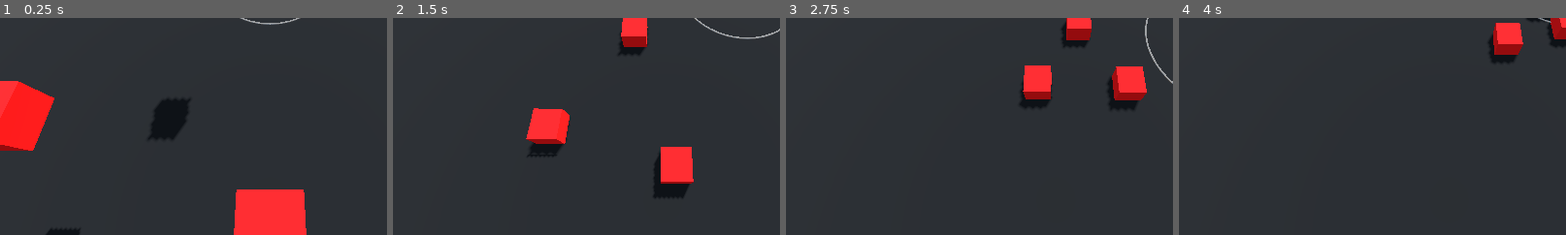
Above: before the commit, frames 1-4 (left to right).
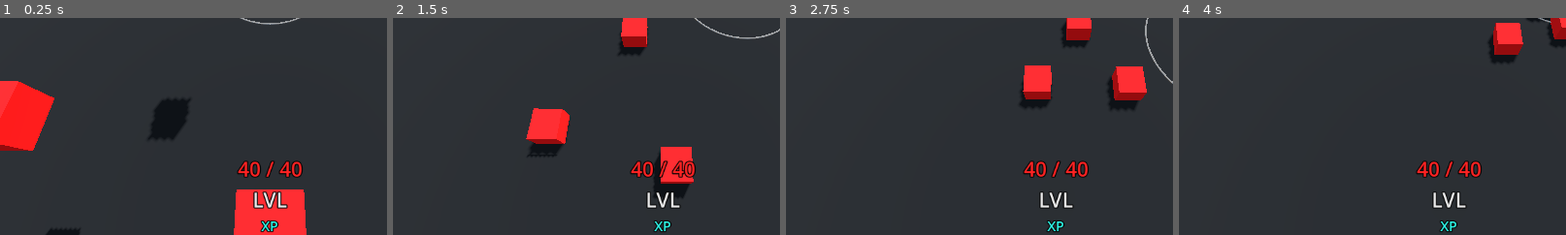
Above: after the commit, the same moments.

Repository: KamPit0605/gdc-project--dice-challenge
Game: Godot game, scene res://Scenes/prototype.tscn
Same seed, same stepped clock (60 frames per second), same inputs: the game is played once before the commit and once after it.
Inputs (mouse positions are % of the whole screen's width and height, from its top left):
- Up to frame 1 (0.25 s): no input
- Up to frame 2 (1.5 s): tap Enter (ui_accept) at 0.5, 0.77 s; move the mouse to (72, 45) at 0.52 s; hold D (Move_Right) 0.53-1.28 s; click (72, 45) at 0.6 s; move the mouse to (30, 55) at 1.27 s; hold S (Move_Backward) from 1.28 s (still down); click (30, 55) at 1.35 s
- Up to frame 3 (2.75 s): tap Enter (ui_accept) at 1.52 s; move the mouse to (60, 28) at 2.02 s; release S (Move_Backward) at 2.03 s; hold D (Move_Right) from 2.03 s (still down); tap Z (Auto_Attack) at 2.1 s; click (60, 28) at 2.3 s
- Up to frame 4 (4 s): move the mouse to (45, 70) at 2.77 s; release D (Move_Right) at 2.78 s; hold W (Move_Forward) 2.78-3.53 s; click (45, 70) at 2.85 s; tap Enter (ui_accept) at 3.02, 3.77 s; move the mouse to (80, 65) at 3.52 s; hold A (Move_Left) from 3.53 s (still down); click (80, 65) at 3.6 s
The pictures show only the part of the screen within x 15-65%, y 50-100%; the shares and areas given below are measured in that part.

The runs differ from the first frame. In frame 1, 1.4% of the frame differs, in the area x 61-79%, y 65-99%; in frame 2, 1.2%; in frame 3, 1.2%; in frame 4, 1.2%.

Commit message:
2026-3-18 | UI & Health Implemented & PlayerTrigger
Ui Implemented (and script).
  - Health Working
 - XP and Level displayed, but are placeholders at the moment

Health Implemented (Player script)
  - Taking Damage
  - Health and Max Health

Added new group for Stronger Enemy

Added another Attack trigger for player.

Diff:
--- a/Characters/Enemy/enemy_strong_dice.tscn
+++ b/Characters/Enemy/enemy_strong_dice.tscn
@@ -12,7 +12,7 @@
 [sub_resource type="BoxShape3D" id="BoxShape3D_wwsqc"]
 size = Vector3(1.05, 1.05, 1.05)
 
-[node name="enemyStrong_dice" type="RigidBody3D" unique_id=1738791593 groups=["Enemies"]]
+[node name="enemyStrong_dice" type="RigidBody3D" unique_id=1738791593 groups=["Enemies", "StrongEnemy"]]
 script = ExtResource("1_xuio4")
 
 [node name="CollisionShape" type="CollisionShape3D" parent="." unique_id=506290660]
@@ -22,7 +22,7 @@
 mesh = SubResource("BoxMesh_wwsqc")
 surface_material_override/0 = SubResource("StandardMaterial3D_fowbw")
 
-[node name="EnemyTrigger" type="Area3D" parent="." unique_id=605287903 groups=["Enemies"]]
+[node name="EnemyTrigger" type="Area3D" parent="." unique_id=605287903 groups=["Enemies", "StrongEnemy"]]
 
 [node name="CollisionShape3D" type="CollisionShape3D" parent="EnemyTrigger" unique_id=629395947]
 shape = SubResource("BoxShape3D_wwsqc")
--- a/Characters/Player/player_dice.tscn
+++ b/Characters/Player/player_dice.tscn
@@ -22,9 +22,9 @@
 transparency = 1
 albedo_color = Color(0.83137256, 0.023529412, 0, 0.6862745)
 
-[sub_resource type="CylinderShape3D" id="CylinderShape3D_m8pjy"]
+[sub_resource type="CylinderShape3D" id="CylinderShape3D_qbb6i"]
 height = 0.5
-radius = 1.25
+radius = 2.175
 
 [sub_resource type="CylinderMesh" id="CylinderMesh_qbb6i"]
 top_radius = 1.25
@@ -34,6 +34,10 @@
 [sub_resource type="StandardMaterial3D" id="StandardMaterial3D_qonha"]
 transparency = 1
 albedo_color = Color(0.83137256, 0.023529412, 0, 0.6862745)
+
+[sub_resource type="CylinderShape3D" id="CylinderShape3D_m8pjy"]
+height = 0.5
+radius = 1.25
 
 [sub_resource type="StandardMaterial3D" id="StandardMaterial3D_72tq2"]
 transparency = 1
@@ -51,6 +55,12 @@
 outer_radius = 1.25
 ring_segments = 3
 
+[sub_resource type="StandardMaterial3D" id="StandardMaterial3D_4ousu"]
+albedo_color = Color(0.24115604, 0.24115604, 0.24115604, 1)
+
+[sub_resource type="BoxMesh" id="BoxMesh_m8pjy"]
+material = SubResource("StandardMaterial3D_4ousu")
+
 [node name="PlayerDice" type="CharacterBody3D" unique_id=1267587966 node_paths=PackedStringArray("player", "PlayerTrigger", "AttackTrigger")]
 script = ExtResource("1_72tq2")
 player = NodePath(".")
@@ -66,7 +76,7 @@
 mesh = SubResource("BoxMesh_72tq2")
 surface_material_override/0 = SubResource("StandardMaterial3D_m8pjy")
 
-[node name="PlayerTrigger" type="Area3D" parent="." unique_id=1186322200]
+[node name="PlayerTrigger" type="Area3D" parent="." unique_id=1186322200 groups=["Player"]]
 
 [node name="CollisionShape" type="CollisionShape3D" parent="PlayerTrigger" unique_id=792062784]
 visible = false
@@ -74,7 +84,7 @@
 
 [node name="Attacking" type="Node3D" parent="." unique_id=810333064]
 
-[node name="AttackTrigger" type="Area3D" parent="Attacking" unique_id=997109229 groups=["Enemies"]]
+[node name="AttackTrigger" type="Area3D" parent="Attacking" unique_id=997109229 groups=["AttackTrigger"]]
 transform = Transform3D(1, 0, 0, 0, 1, 0, 0, 0, 1, 0, -0.4010259, 0)
 
 [node name="CollisionShape3D" type="CollisionShape3D" parent="Attacking/AttackTrigger" unique_id=1076116374]
@@ -86,6 +96,19 @@
 visible = false
 mesh = SubResource("CylinderMesh_72tq2")
 surface_material_override/0 = SubResource("StandardMaterial3D_qbb6i")
+
+[node name="AttackCloseTrigger" type="Area3D" parent="Attacking" unique_id=1784358857 groups=["AttackTrigger"]]
+transform = Transform3D(1, 0, 0, 0, 1, 0, 0, 0, 1, 0, -0.4010259, 0)
+
+[node name="CollisionShape3D" type="CollisionShape3D" parent="Attacking/AttackCloseTrigger" unique_id=539591165]
+shape = SubResource("CylinderShape3D_qbb6i")
+debug_color = Color(0.99607843, 0, 0.19607843, 1)
+
+[node name="AttackMesh" type="MeshInstance3D" parent="Attacking/AttackCloseTrigger" unique_id=1059308147]
+editor_description = "Attack visibility"
+visible = false
+mesh = SubResource("CylinderMesh_qbb6i")
+surface_material_override/0 = SubResource("StandardMaterial3D_qonha")
 
 [node name="AttackCloserTrigger" type="Area3D" parent="Attacking" unique_id=1990762667 groups=["AttackTrigger"]]
 transform = Transform3D(1, 0, 0, 0, 1, 0, 0, 0, 1, 0, -0.4010259, 0)
@@ -116,9 +139,35 @@
 transform = Transform3D(1, 0, 0, 0, 1, 0, 0, 0, 1, 0, -0.44980037, 0)
 mesh = SubResource("TorusMesh_qbb6i")
 
+[node name="Position References" type="Node3D" parent="." unique_id=1938192669]
+
+[node name="Top-Mid Position" type="Marker3D" parent="Position References" unique_id=591117304]
+transform = Transform3D(1, 0, 0, 0, 1, 0, 0, 0, 1, 0, 0, -10)
+
+[node name="MeshInstance3D" type="MeshInstance3D" parent="Position References/Top-Mid Position" unique_id=2007603281]
+visible = false
+mesh = SubResource("BoxMesh_m8pjy")
+
+[node name="Top-Mid Reset" type="Node3D" parent="Position References" unique_id=203792514]
+transform = Transform3D(1, 0, 0, 0, 1, 0, 0, 0, 1, 0, 0, -10)
+
+[node name="Bottom-Mid Position" type="Marker3D" parent="Position References" unique_id=982309759]
+transform = Transform3D(1, 0, 0, 0, 1, 0, 0, 0, 1, 0, 0, 10)
+
+[node name="MeshInstance3D" type="MeshInstance3D" parent="Position References/Bottom-Mid Position" unique_id=553921410]
+visible = false
+mesh = SubResource("BoxMesh_m8pjy")
+
+[node name="Bottom-Mid Reset" type="Node3D" parent="Position References" unique_id=2142924559]
+transform = Transform3D(1, 0, 0, 0, 1, 0, 0, 0, 1, 0, 0, 10)
+
+[node name="DamageCooldown" type="Timer" parent="." unique_id=854988240]
+wait_time = 0.1
+
 [connection signal="area_entered" from="PlayerTrigger" to="." method="_on_player_trigger_area_entered"]
 [connection signal="area_exited" from="PlayerTrigger" to="." method="_on_player_trigger_area_exited"]
 [connection signal="area_entered" from="Attacking/AttackTrigger" to="." method="_on_attack_trigger_area_entered"]
 [connection signal="area_exited" from="Attacking/AttackTrigger" to="." method="_on_attack_trigger_area_exited"]
 [connection signal="timeout" from="Attacking/Attacking" to="." method="_on_attacking_timeout"]
 [connection signal="timeout" from="Attacking/AttackCooldown" to="." method="_on_attack_cooldown_timeout"]
+[connection signal="timeout" from="DamageCooldown" to="." method="_on_damage_cooldown_timeout"]
--- a/Scenes/prototype.tscn
+++ b/Scenes/prototype.tscn
@@ -1,6 +1,7 @@
 [gd_scene format=3 uid="uid://01rc4wcxhoec"]
 
 [ext_resource type="Script" uid="uid://b51xaavwp77nu" path="res://Scripts/Player/player_dice.gd" id="2_6koui"]
+[ext_resource type="PackedScene" uid="uid://wkbtlxu64hlw" path="res://UI/ui.tscn" id="3_3mrnv"]
 [ext_resource type="PackedScene" uid="uid://7shbr518fxwl" path="res://Scenes/Systems/EnemySpawner.tscn" id="3_6koui"]
 
 [sub_resource type="ProceduralSkyMaterial" id="ProceduralSkyMaterial_6ox75"]
@@ -42,6 +43,19 @@
 height = 0.15
 
 [sub_resource type="StandardMaterial3D" id="StandardMaterial3D_ma1ii"]
+transparency = 1
+albedo_color = Color(0.83137256, 0.023529412, 0, 0.6862745)
+
+[sub_resource type="CylinderShape3D" id="CylinderShape3D_6koui"]
+height = 0.5
+radius = 2.175
+
+[sub_resource type="CylinderMesh" id="CylinderMesh_3mrnv"]
+top_radius = 1.25
+bottom_radius = 1.25
+height = 0.15
+
+[sub_resource type="StandardMaterial3D" id="StandardMaterial3D_uurmw"]
 transparency = 1
 albedo_color = Color(0.83137256, 0.023529412, 0, 0.6862745)
 
@@ -137,6 +151,19 @@
 mesh = SubResource("CylinderMesh_k3dp0")
 surface_material_override/0 = SubResource("StandardMaterial3D_ma1ii")
 
+[node name="AttackCloseTrigger" type="Area3D" parent="PlayerDice/Attacking" unique_id=685533618 groups=["AttackTrigger"]]
+transform = Transform3D(1, 0, 0, 0, 1, 0, 0, 0, 1, 0, -0.4010259, 0)
+
+[node name="CollisionShape3D" type="CollisionShape3D" parent="PlayerDice/Attacking/AttackCloseTrigger" unique_id=1951945656]
+shape = SubResource("CylinderShape3D_6koui")
+debug_color = Color(0.99607843, 0, 0.19607843, 1)
+
+[node name="AttackMesh" type="MeshInstance3D" parent="PlayerDice/Attacking/AttackCloseTrigger" unique_id=2075812905]
+editor_description = "Attack visibility"
+visible = false
+mesh = SubResource("CylinderMesh_3mrnv")
+surface_material_override/0 = SubResource("StandardMaterial3D_uurmw")
+
 [node name="AttackCloserTrigger" type="Area3D" parent="PlayerDice/Attacking" unique_id=1521237378 groups=["AttackTrigger"]]
 transform = Transform3D(1, 0, 0, 0, 1, 0, 0, 0, 1, 0, -0.4010259, 0)
 
@@ -187,6 +214,9 @@
 
 [node name="Bottom-Mid Reset" type="Node3D" parent="PlayerDice/Position References" unique_id=1764876478]
 transform = Transform3D(1, 0, 0, 0, 1, 0, 0, 0, 1, 0, 0, 10)
+
+[node name="DamageCooldown" type="Timer" parent="PlayerDice" unique_id=541043245]
+wait_time = 0.1
 
 [node name="Timers" type="Node" parent="." unique_id=1503358901]
 
@@ -203,6 +233,9 @@
 BottomPositionMarker = NodePath("../PlayerDice/Position References/Bottom-Mid Position")
 TopMidReset = NodePath("../PlayerDice/Position References/Top-Mid Reset")
 BottomMidReset = NodePath("../PlayerDice/Position References/Bottom-Mid Reset")
+
+[node name="UI" parent="." unique_id=20405237 node_paths=PackedStringArray("Player") instance=ExtResource("3_3mrnv")]
+Player = NodePath("../PlayerDice")
 
 [connection signal="area_entered" from="PlayerDice/PlayerTrigger" to="PlayerDice" method="_on_player_trigger_area_entered"]
 [connection signal="area_exited" from="PlayerDice/PlayerTrigger" to="PlayerDice" method="_on_player_trigger_area_exited"]
@@ -212,4 +245,5 @@
 [connection signal="area_exited" from="PlayerDice/Attacking/AttackCloserTrigger" to="PlayerDice" method="_on_attack_trigger_area_exited"]
 [connection signal="timeout" from="PlayerDice/Attacking/Attacking" to="PlayerDice" method="_on_attacking_timeout"]
 [connection signal="timeout" from="PlayerDice/Attacking/AttackCooldown" to="PlayerDice" method="_on_attack_cooldown_timeout"]
+[connection signal="timeout" from="PlayerDice/DamageCooldown" to="PlayerDice" method="_on_damage_cooldown_timeout"]
 [connection signal="timeout" from="Timers/SpawnerCooldown" to="Globals/EnemySpawning" method="_on_spawner_cooldown_timeout"]
--- a/Scripts/Enemy/EnemySpawning.gd
+++ b/Scripts/Enemy/EnemySpawning.gd
@@ -65,6 +65,10 @@
 func _on_spawner_cooldown_timeout():
 	#EnemyLowLevel.Cloned = true
 	SpawnCount = randi_range(4,8)
+	if RoundsSpawn >= 10:
+		SpawnCount = randi_range(6,12)
+	if RoundsSpawn >= 20:
+		SpawnCount = randi_range(8,16)
 	Spawning = true
 	TopPositionMarker.global_position = TopMidReset.global_position
 	BottomPositionMarker.global_position = BottomMidReset.global_position
--- a/Scripts/Player/player_dice.gd
+++ b/Scripts/Player/player_dice.gd
@@ -13,6 +13,16 @@
 #--MOVEMENT--
 var SPEED = 5.0
 #const JUMP_VELOCITY = 4.5
+
+#--HEALTH--
+var HEALTH: int = 40
+ #might change this to float
+var MaxHealth: int = 40
+const DefaultDamage: int = 5
+var Damage: int = 5
+@onready var DamageCooldown = $DamageCooldown
+var DamageCooldownFloat: float = 0.1
+var DamageTaken: bool
 
 #--GRAVITY--
 var gravity = ProjectSettings.get_setting("physics/3d/default_gravity")
@@ -67,12 +77,13 @@
 		velocity.x = lerp(velocity.x,move_toward(velocity.x, 0, SPEED),.2)
 		velocity.z = lerp(velocity.z,move_toward(velocity.z, 0, SPEED),.2)
 
-	if (Input.is_action_just_pressed("Attack")): #" && EnableAttackCooldown == false" use to be in the condition
+	if (Input.is_action_just_pressed("Attack")): #" && EnableAttackCooldown == false" is in "AtackingFunc()"
 		AttackingFunc()
 	#AttackingFunc()
 	_autoAttackEnemy()
 	move_and_slide()
 
+#Attack Functions
 func AttackingFunc():
 	if EnableAttackCooldown == false:
 		GlobalPlayerScript.Attacking = true
@@ -106,9 +117,25 @@
 		EnemyDetected = false
 		AttackCloserGuide.visible = false
 
+#Health Functions
+func PlayerHealth():
+	if HEALTH >= MaxHealth:
+		HEALTH = MaxHealth
 
+func TakingDamage():
+	HEALTH -= Damage
+#other function
 func _on_player_trigger_area_entered(area):
-	pass # Replace with function body.
+	if (area.is_in_group("Enemies") && DamageTaken == false):
+		Damage = DefaultDamage
+		if (area.is_in_group("StrongEnemy")):
+			Damage = 15
+		TakingDamage()
+
+		DamageCooldown.start(DamageCooldownFloat)
+		DamageTaken = true
+func _on_damage_cooldown_timeout():
+	DamageTaken = false
 
 
 func _on_player_trigger_area_exited(area):
--- /dev/null
+++ b/Scripts/UI/UiScript.gd
@@ -0,0 +1,20 @@
+extends Control
+
+@export var Player = CharacterBody3D
+
+#--TEXTS--
+@onready var HealthUI = $HealthLevelXP/HealthUI
+@onready var LevelUI = $HealthLevelXP/LevelUI
+@onready var XPUI = $HealthLevelXP/XPUI
+
+
+# Called when the node enters the scene tree for the first time.
+func _ready():
+	pass # Replace with function body.
+
+
+# Called every frame. 'delta' is the elapsed time since the previous frame.
+func _process(delta):
+	HealthUI.text = str(Player.HEALTH) + " / " + str(Player.MaxHealth)
+
+	#pass
--- /dev/null
+++ b/UI/ui.tscn
@@ -0,0 +1,62 @@
+[gd_scene format=3 uid="uid://wkbtlxu64hlw"]
+
+[ext_resource type="Script" uid="uid://csi6aar7x2k1r" path="res://Scripts/UI/UiScript.gd" id="1_2fwl4"]
+
+[sub_resource type="LabelSettings" id="LabelSettings_msqxa"]
+font_size = 30
+font_color = Color(1, 0.13725491, 0.13725491, 1)
+outline_size = 6
+outline_color = Color(0.0142752165, 0.014275218, 0.014275218, 1)
+
+[sub_resource type="LabelSettings" id="LabelSettings_2fwl4"]
+font_size = 30
+font_color = Color(0.95686275, 0.95686275, 0.95686275, 0.95686275)
+outline_size = 6
+outline_color = Color(0.0142752165, 0.014275218, 0.014275218, 1)
+
+[sub_resource type="LabelSettings" id="LabelSettings_dajm1"]
+font_size = 20
+font_color = Color(0.18431373, 1, 0.9372549, 1)
+outline_size = 6
+outline_color = Color(0.0142752165, 0.014275218, 0.014275218, 1)
+
+[node name="UI" type="Control" unique_id=20405237]
+layout_mode = 3
+anchors_preset = 15
+anchor_right = 1.0
+anchor_bottom = 1.0
+grow_horizontal = 2
+grow_vertical = 2
+script = ExtResource("1_2fwl4")
+
+[node name="HealthLevelXP" type="VBoxContainer" parent="." unique_id=1239138341]
+layout_mode = 1
+anchors_preset = 7
+anchor_left = 0.5
+anchor_top = 1.0
+anchor_right = 0.5
+anchor_bottom = 1.0
+offset_left = -20.0
+offset_top = -40.0
+offset_right = 20.0
+grow_horizontal = 2
+grow_vertical = 0
+alignment = 1
+
+[node name="HealthUI" type="Label" parent="HealthLevelXP" unique_id=806076062]
+layout_mode = 2
+size_flags_horizontal = 4
+text = "Health"
+label_settings = SubResource("LabelSettings_msqxa")
+
+[node name="LevelUI" type="Label" parent="HealthLevelXP" unique_id=2040776475]
+layout_mode = 2
+size_flags_horizontal = 4
+text = "LVL"
+label_settings = SubResource("LabelSettings_2fwl4")
+
+[node name="XPUI" type="Label" parent="HealthLevelXP" unique_id=1645459609]
+layout_mode = 2
+size_flags_horizontal = 4
+text = "XP"
+label_settings = SubResource("LabelSettings_dajm1")
--- a/project.godot
+++ b/project.godot
@@ -23,6 +23,8 @@
 
 AttackTrigger=""
 Enemies=""
+Player=""
+StrongEnemy=""
 
 [input]
 
Not shown: 1 places in Scenes/prototype.tscn that only renumber resources
Not shown, added: Scripts/UI/UiScript.gd.uid
